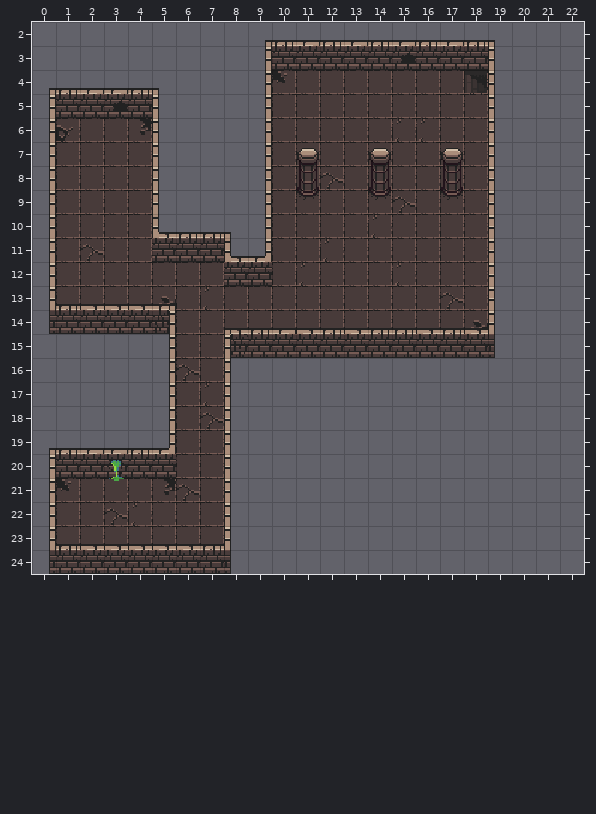
An edit to a level. Tiled map (JSON), public/maps/level01map.json. Above, as it was before the edit.
Cells are 16x16 px. Shown: x 0..22, y 2..24.
The result:
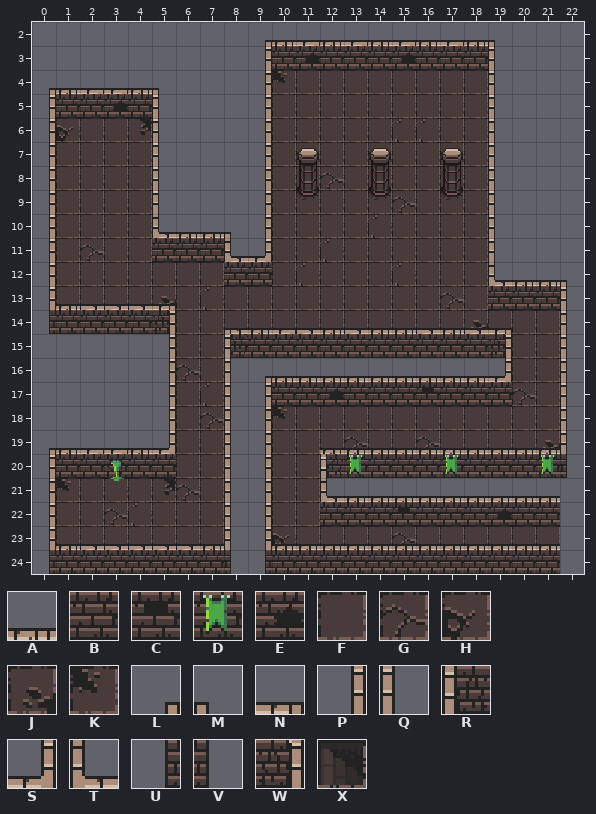
Key: from "tileset": A 2, B 9, C 17, D 22, E 24, F 29, G 30, H 36, J 38, K 44, L 49, M 50, N 52, P 56, Q 57, R 58, S 60, T 61, U 63, V 64, W 67, X 82.
_ is an empty cell.
From old to new:
Layer "belowplayer":
Tile B is added in row 13 at x 19 to 21; in row 17 at x 10 to 11, 13 to 15 and 17 to 19; in row 22 at x 12 to 14, 16 to 18 and 20 to 21.
Tile C is added in row 17 at x 16; in row 22 at x 15.
Tile E replaces tile B in row 3 at x 11.
Tile E is added in row 17 at x 12; in row 22 at x 19.
Tile F is added in row 14 at x 19 to 21; in rows 15 to 16 at x 20 to 21; in row 17 at x 21; in row 18 at x 11 to 21; in row 19 at x 10 to 12, 14 to 15 and 17 to 20; in rows 20 to 22 at x 10 to 11.
Tile F is added in row 23 at x 11 to 14 and 16 to 21.
Tile G is added in row 17 at x 20; in row 19 at x 13 and 16; in row 23 at x 15.
Tile H is added in row 23 at x 10.
Tile J is added in row 19 at x 21.
Tile K is added in row 18 at x 10.
Layer "world":
Tile A is added in row 12 at x 20 to 21; in row 16 at x 10 to 18; in row 21 at x 13 to 21.
Tile B is added in row 20 at x 14 to 16 and 18 to 20; in row 24 at x 10 to 21.
Tile D is added in row 20 at x 13, 17 and 21.
Tile L is added in row 16 at x 9.
Tile M is added in row 12 at x 22.
Tile P is added in rows 17 to 23 at x 9.
Tile Q is added in rows 13 to 19 at x 22.
Tile R is added in row 20 at x 12.
Tile S is added in row 16 at x 19.
Tile T replaces tile Q in row 12 at x 19.
Tile T is added in row 21 at x 12.
Tile U is added in row 24 at x 9.
Tile V is added in row 20 at x 22.
Tile W replaces tile V in row 15 at x 19.
Tile Q is gone in rows 13 to 14 at x 19.
Layer "nextLevel" (now hidden):
Tile X is gone in row 4 at x 18.
Layer "aboveplayer":
Tile A is added in row 19 at x 12 to 21; in row 23 at x 10 to 21.
Tile N is added in row 14 at x 19.
Boxes around the changes in both pictures, in picture pixels (x1, y1, x2, y2):
changed: (305, 53, 320, 63)
removed: (464, 70, 488, 94)
changed: (265, 263, 567, 574)
